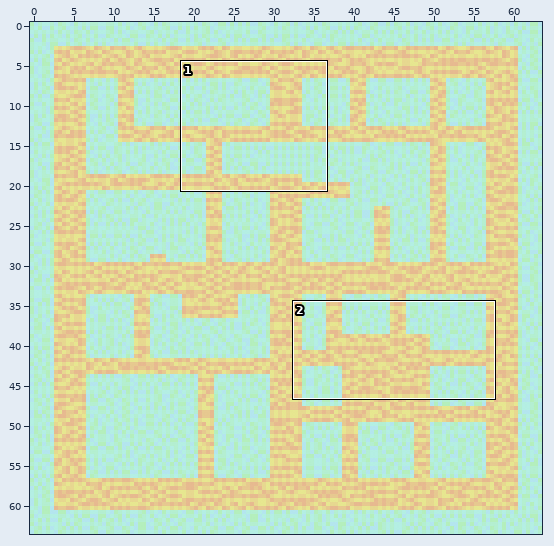
Two versions of a level (Tiled map, Momo/TestGame/TestGameContent/maps/zone01/zone01.tmx). Above: a wide view before the commit, with the close-up outlined.
Close-up. Old version:
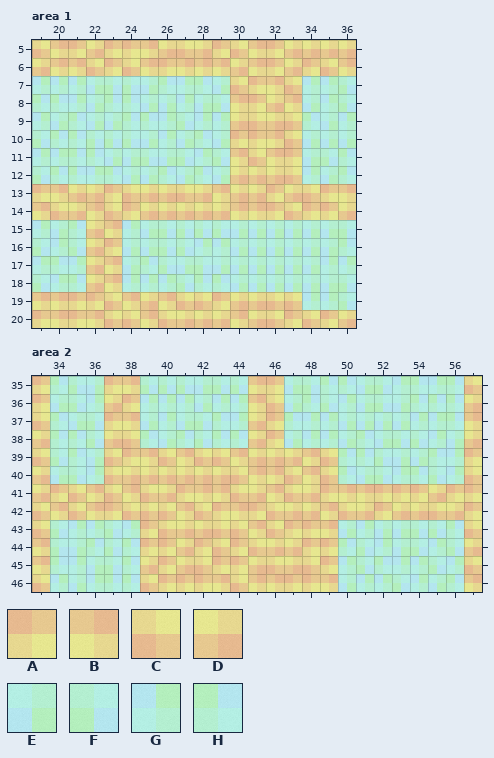
Cells are 64x64 px. Shown: area 1 x 19..36, y 5..20; area 2 x 33..57, y 35..46. The commit also changed other parts of the map, which this record leaves out.
Key: from "cityfloor": A 0, B 0 flipped left-right, C 0 flipped up-down, D 0 turned 180; from "citywalls": E 0, F 0 flipped left-right, G 0 flipped up-down, H 0 turned 180.
_ is an empty cell, # one hidden under a higher layer.
Layer "Floor" before, area 1, first column x 19:
 5 CBADAABDCDACBADDDD
 6 DBBCACBABBBDBADACB
 7 ___________CABC___
 8 ___________BADB___
 9 ___________DCDC___
10 ___________AABC___
11 ___________BCBA___
12 ___________DDDC___
13 ABDDACDDCDBDDADCAB
14 BCDBCADDDDDBBACAAD
15 ___DB______####___
16 ___DA______####___
17 ___DB______####___
18 ___DB______####___
19 BBAACBDBCCADDCC___
20 ABABCCBCDDDBDCACAD
Layer "Walls" before, area 1, first column x 19:
 5 __________________
 6 __________________
 7 GGGEFFEHGHE____GGF
 8 HHGEHHEEGEF____EGF
 9 GEHEEHHGFGG____HEG
10 FHHFFFEGEHE____EEE
11 GGHHEEFEFGF____EFH
12 FHHGHEEHEHE____GEH
13 __________________
14 __________________
15 GEH__GEFFFFEEEEEEF
16 FGF__EEFFGGEEEEEEH
17 GHG__EHFEFEEEEEEGG
18 FGH__GGGFHHEEEEEEF
19 _______________GGF
20 __________________
Layer "Floor" before, area 2, first column x 33:
35 A___AB______BA__________C
36 A___DA______BC__________D
37 C___AB______DA__________B
38 D___DC______DA__________D
39 C___CABCBCCBDDDBC_______A
40 D___CDDDDDDCBBCBC_______C
41 DACBCBCDABBCDBCDABBAAADAA
42 CBCBACCCBCABACDDBCDADDCDA
43 C_____ACDDCCBCAAB_______C
44 B_____AADACACDDAA_______D
45 B_____DADCAADCDCA_______C
46 C_____CAAABCBBAAB_______B
Layer "Walls" before, area 2, first column x 33:
35 _HFE__FFFEFF__EFHHEFGHGH_
36 _EFG__GGGEGG__EHFGEFEHHH_
37 _HEF__EGEFHG__HGGEEEEGGH_
38 _HHF__HEHFHH__EGGEHEFFGE_
39 _FHE_____________HHFEEHG_
40 _EFG_____________HEFGHFG_
41 _________________________
42 _________________________
43 _FGGFG___________EGEEFFH_
44 _FEHFH___________HFGEFGF_
45 _HGEFH___________GFHGGFG_
46 _GEGHH___________EGGFGEH_
The result:
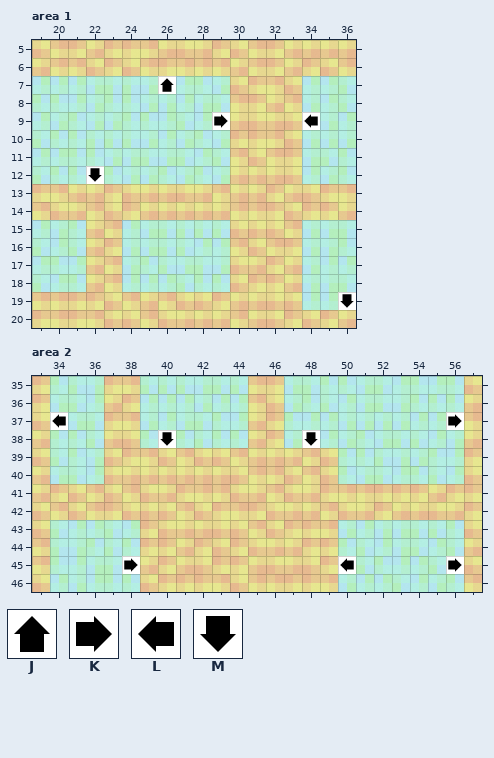
Further tiles: from "spawnpoints": J 0, K 1, L 2, M 3.
Change:
Changed rows in their new state; . is an unchanged cell.
Layer "Floor", area 1:
first column x 22:
 7 ....J........
 9 .......K....L
12 M............
first column x 36:
19 M
Layer "Walls", area 1:
first column x 22:
 7 ...._..........
 9 ......._...._..
12 _..............
15 ........____...
16 ........____...
17 ........____...
18 ........____...
19 .............._
Layer "Floor", area 2:
first column x 34:
37 L.....................K
38 ......M.......M........
first column x 38:
45 K...........L.....K
Layer "Walls", area 2:
first column x 34:
37 _....................._
38 ......_......._........
first column x 38:
45 _..........._....._
